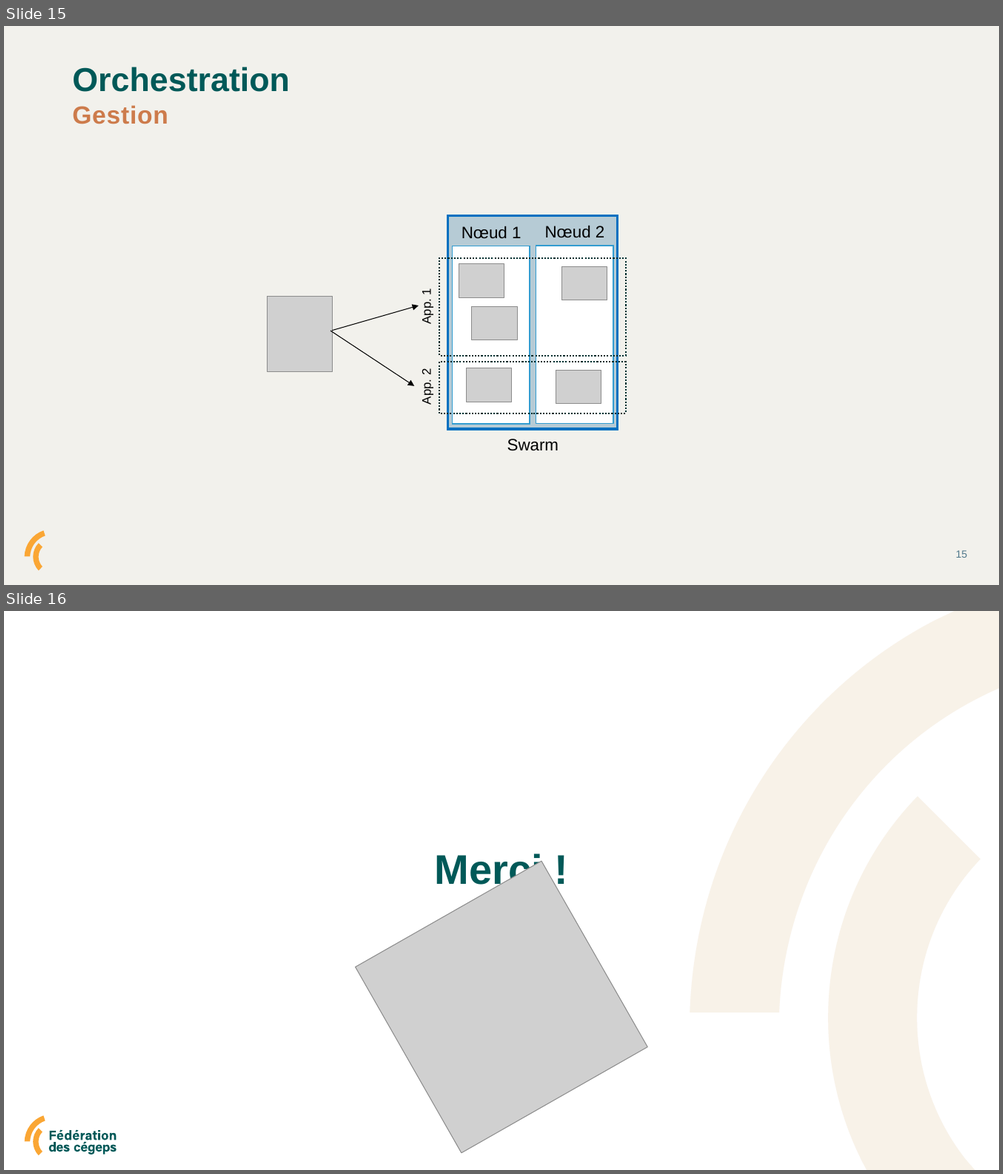
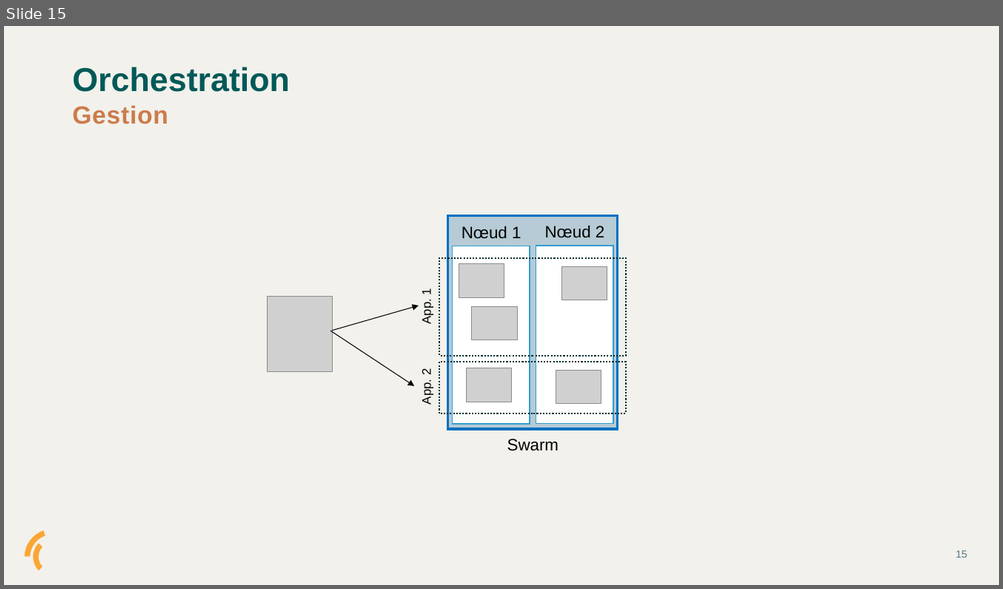
Before and after one commit to Champions-Infonuagiques/les-conteneurs, a slide deck: les conteneurs.pptx. Shown one above the other, each under a label of ours: slides 15 and 16 before the commit, slide 15 after it. The pictures are 1003x1174 and 1003x589 pixels, drawn with LibreOffice and Linux fonts; fonts in the diff are those of the drawing; grey boxes stand for pictures. Boxes give left, top, right and bottom in pixels: in the first picture for what was removed or moved away, otherwise in the second. Text is boxed around its words. In the diff, an @@ line names an element or a change of style, - is before the commit and + after.

```diff
--- a/les conteneurs.pptx
+++ b/les conteneurs.pptx
@@ slide 16 removed at (4, 611, 999, 1170), background #FFFFFF; not listed: 1 template element that a slide beside it also shows @@
@@ freeform shape removed at (690, 611, 999, 1013) @@
@@ freeform shape removed at (690, 611, 999, 1013) @@
@@ freeform shape removed at (828, 797, 980, 1170) @@
@@ freeform shape removed at (828, 797, 980, 1170) @@
@@ text removed at (435, 854, 543, 891) @@
-Merci !
@@ picture removed at (356, 862, 647, 1153) @@
@@ rectangle removed at (22, 1113, 63, 1159) @@
@@ group removed at (33, 1129, 116, 1156): 23 freeform shapes @@
```
Also in this commit, not shown: 1 slide changed, 1 slide added.
